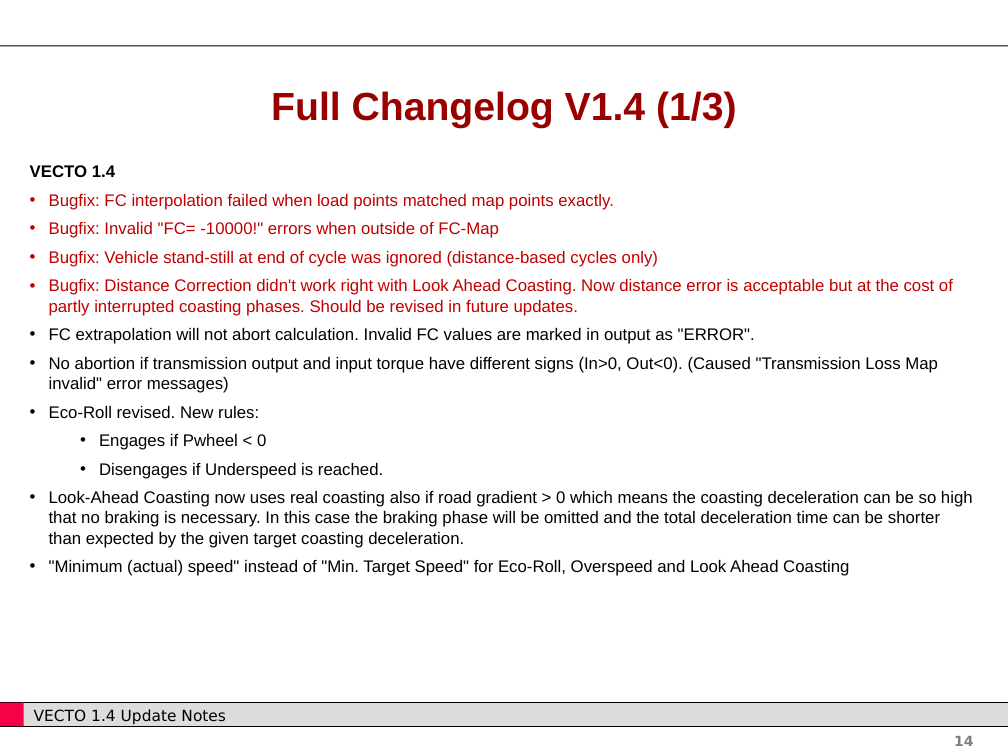
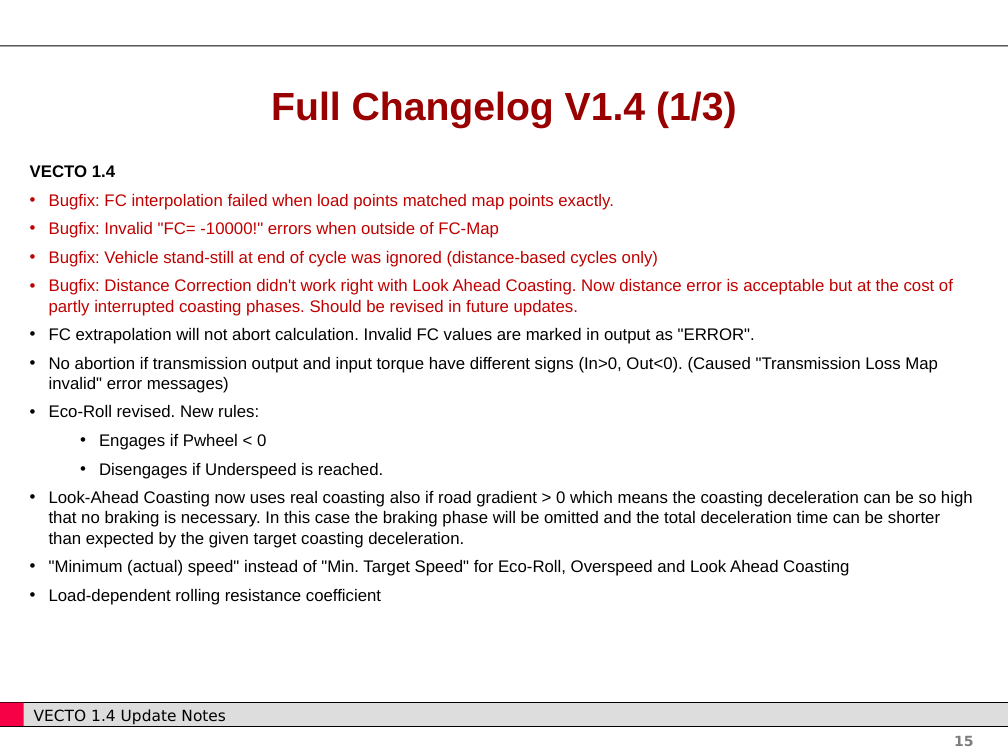
Before and after one commit to CLIMA-VECTO/vecto-sim, a slide deck: slide 15 of User Manual Source/Update Notes.pptx (slide 14 before the commit). Drawn at 1008x756 pixels with LibreOffice and Linux fonts; fonts in the diff are those of the drawing; background and template pictures are left out. Boxes give left, top, right and bottom in pixels: in the first picture for what was removed or moved away, otherwise in the second. Text is boxed around its words. In the diff, an @@ line names an element or a change of style, - is before the commit and + after.

```diff
--- a/User Manual Source/Update Notes.pptx
+++ b/User Manual Source/Update Notes.pptx
@@ text at [49,589,381,605]: paragraph added @@
+• Load-dependent rolling resistance coefficient
@@ page number at [954,736,973,746]: text changed @@
-14
+15
```
Also in this commit, not shown: 3 other slides changed, 1 slide added, 28 other files.
